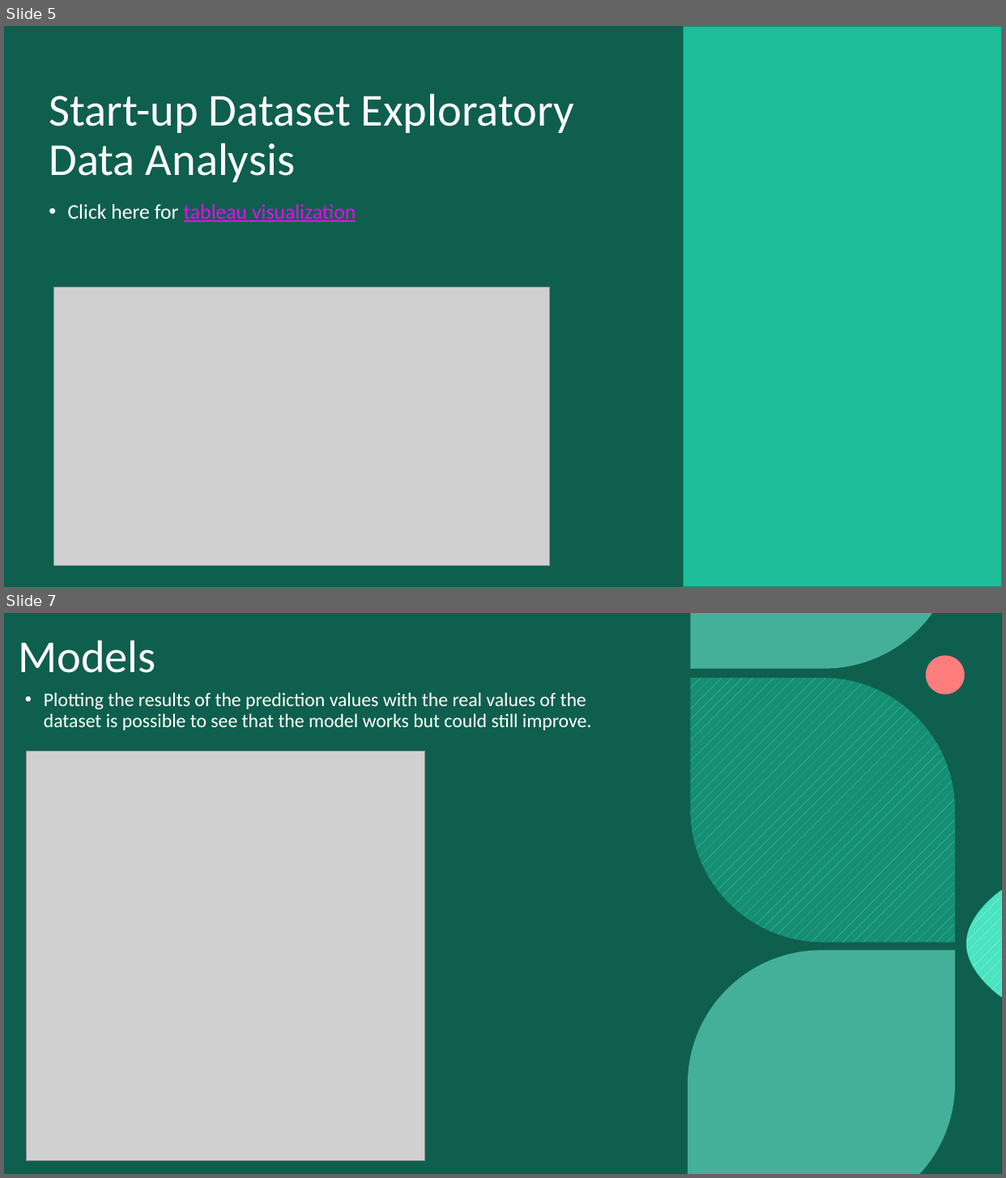
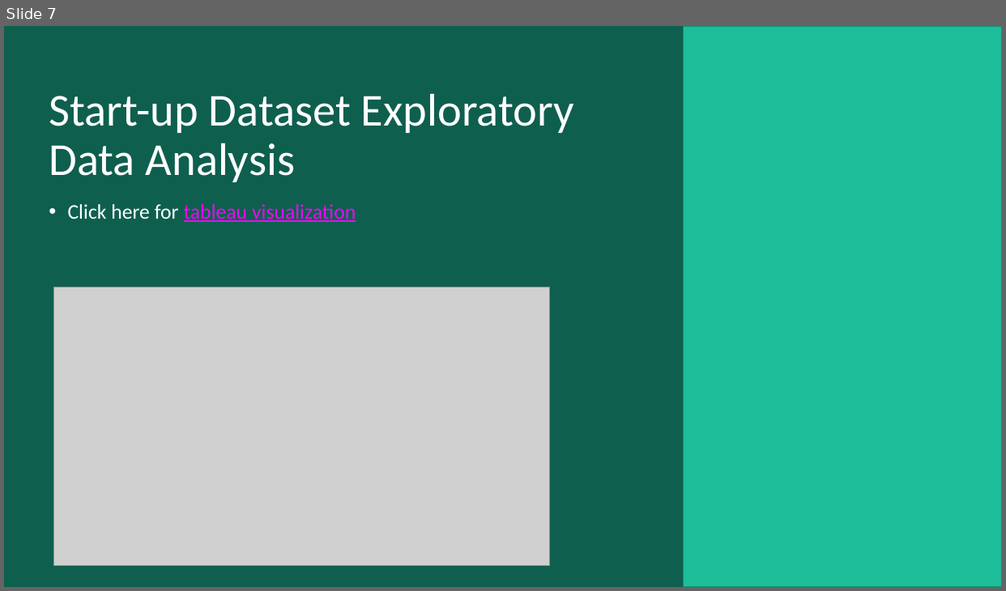
Before and after one commit to Paulabvc/startups_project, a slide deck: Final_project_startup/Presentation/final_startup.pptm. Shown one above the other, each under a label of ours: slides 5 and 7 before the commit, slide 7 after it; the slides between them are not shown. The pictures are 1006x1178 and 1006x591 pixels, drawn with LibreOffice and Linux fonts; fonts in the diff are those of the drawing; grey boxes stand for pictures; background and template pictures are left out. Boxes give left, top, right and bottom in pixels: in the first picture for what was removed or moved away, otherwise in the second. Text is boxed around its words. In the diff, an @@ line names an element or a change of style, - is before the commit and + after.

```diff
--- a/Final_project_startup/Presentation/final_startup.pptm
+++ b/Final_project_startup/Presentation/final_startup.pptm
@@ slide 7 removed at (x1=4, y1=613, x2=1002, y2=1174), background picture (left out); not listed: 4 template elements that a slide beside it also shows @@
@@ title removed at (x1=18, y1=640, x2=156, y2=673) @@
-Models
@@ ellipse removed at (x1=926, y1=656, x2=965, y2=695) @@
@@ freeform shape removed at (x1=691, y1=678, x2=955, y2=943) @@
@@ text removed at (x1=44, y1=692, x2=591, y2=730) @@
-• Plotting the results of the prediction values with the real values of the dataset is possible to see that the model works but could still improve.
@@ picture removed at (x1=26, y1=752, x2=424, y2=1161) @@
@@ what was slide 5 is now slide 7 @@
```
Also in this commit, not shown: 4 slides changed, 5 slides added, 3 other files.
